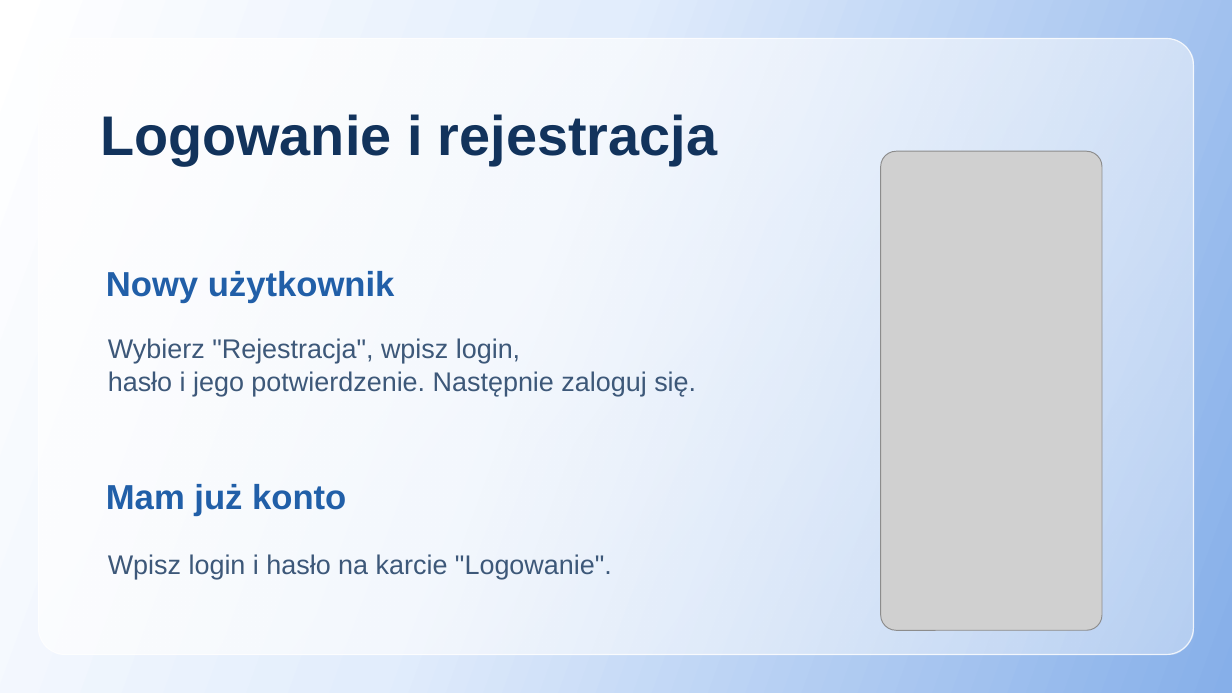
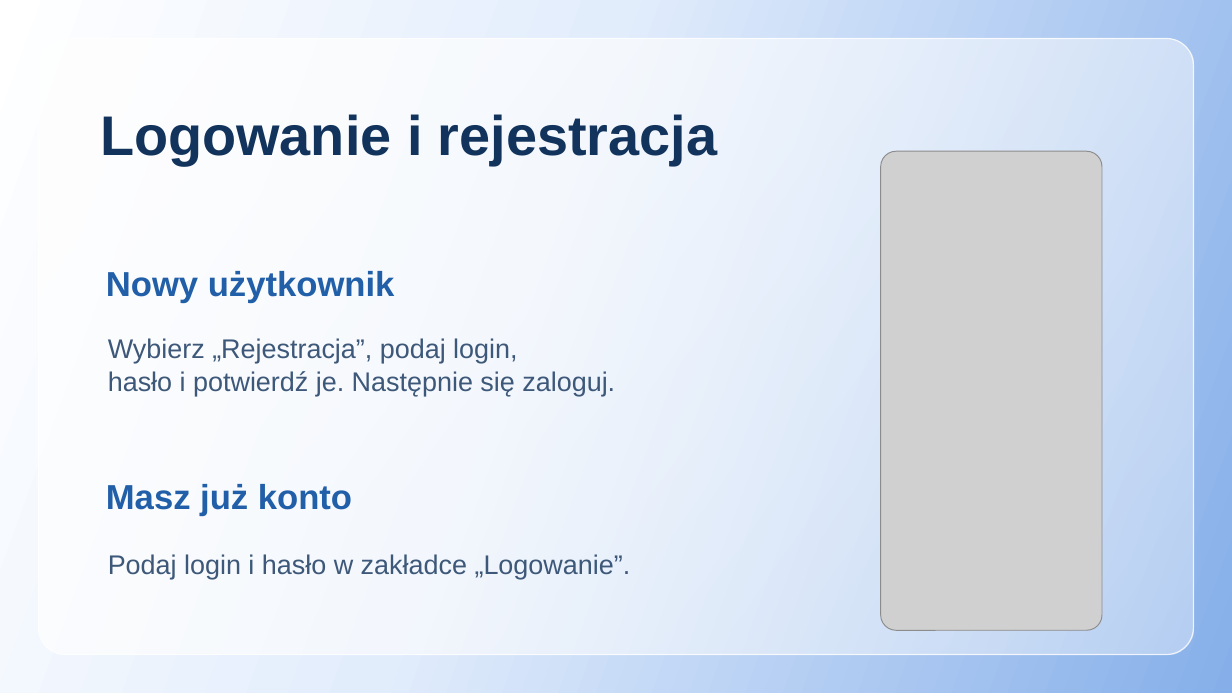
Before and after one commit to Van1shjod/warehouse_sort, a slide deck: slide 3 of presentation-pl.pptx. Drawn at 1232x693 pixels with LibreOffice and Linux fonts; fonts in the diff are those of the drawing; grey boxes stand for pictures. Boxes give left, top, right and bottom in pixels: in the first picture for what was removed or moved away, otherwise in the second. Text is boxed around its words. In the diff, an @@ line names an element or a change of style, - is before the commit and + after.

```diff
--- a/presentation-pl.pptx
+++ b/presentation-pl.pptx
@@ text at box(108, 338, 615, 396): text changed @@
-Wybierz "Rejestracja", wpisz login,
-hasło i jego potwierdzenie. Następnie zaloguj się.
+Wybierz „Rejestracja”, podaj login,
+hasło i potwierdź je. Następnie się zaloguj.
@@ text at box(106, 484, 352, 516): text changed @@
-Mam już konto
+Masz już konto
@@ text at box(108, 554, 631, 579): text changed @@
-Wpisz login i hasło na karcie "Logowanie".
+Podaj login i hasło w zakładce „Logowanie”.
```
Also in this commit, not shown: 18 other slides changed, 3 other files.
